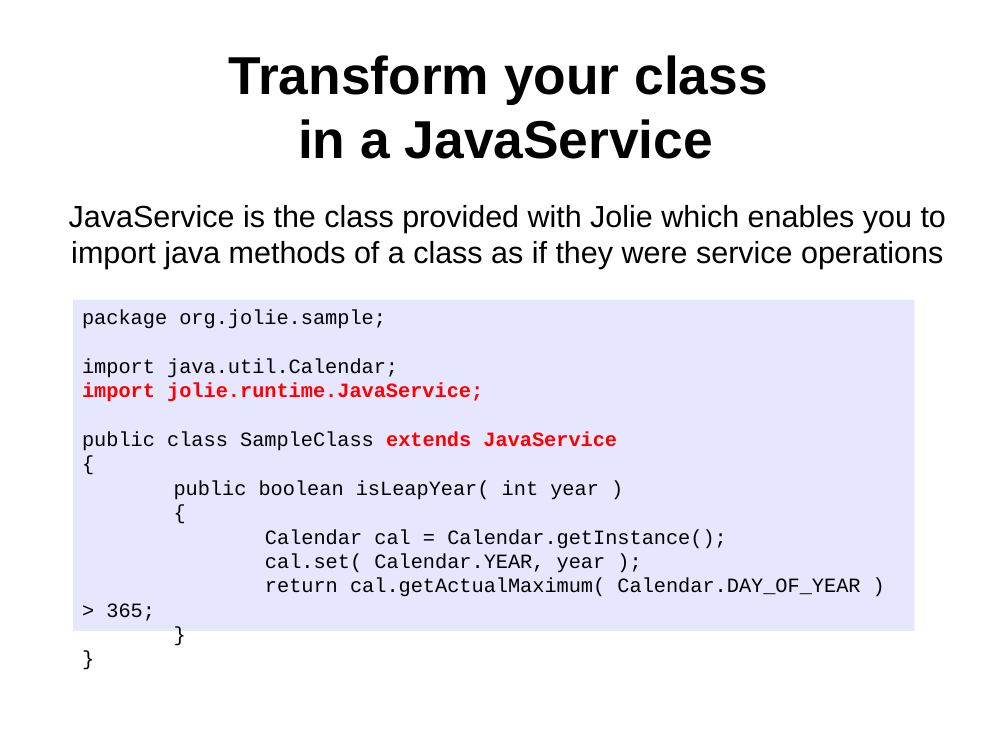
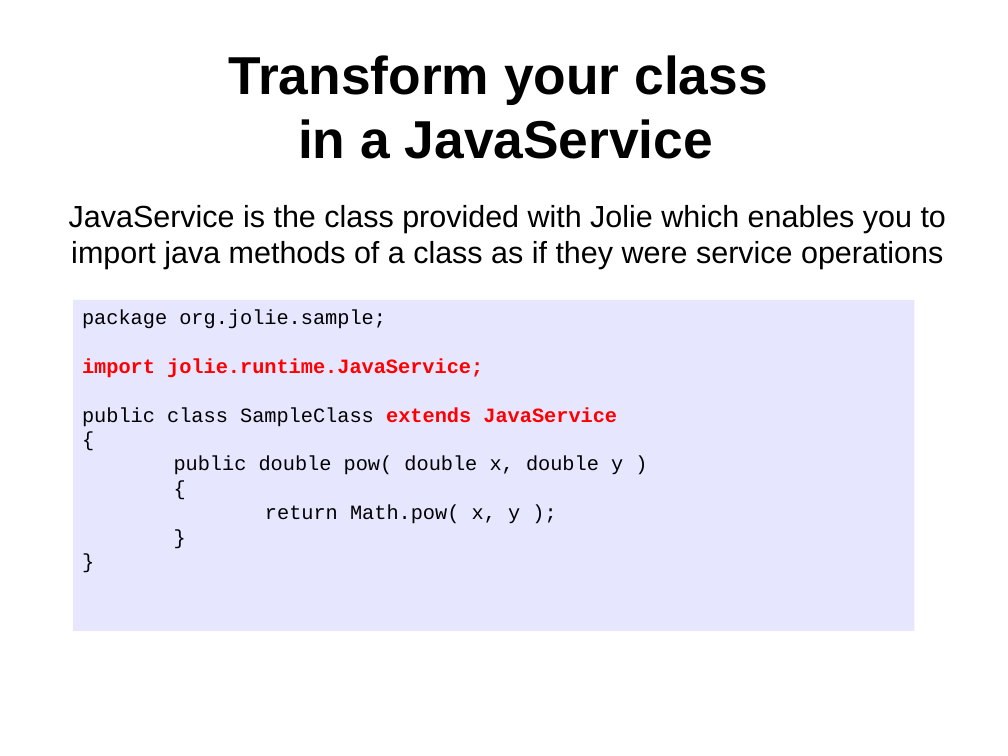
Before and after one commit to jolie/website, a slide deck: slide 4 of www/presentations/java.odp. Drawn at 1008x756 pixels with LibreOffice and Linux fonts; fonts in the diff are those of the drawing. Boxes give left, top, right and bottom in pixels: in the first picture for what was removed or moved away, otherwise in the second. Text is boxed around its words. In the diff, an @@ line names an element or a change of style, - is before the commit and + after.

```diff
--- a/www/presentations/java.odp
+++ b/www/presentations/java.odp
@@ text in rectangle at <box>82,359,398,378</box>: paragraph removed @@
-import java.util.Calendar;
@@ text in rectangle at <box>174,456,623,475</box>: text changed @@
-public boolean isLeapYear( int year )
+public double pow( double x, double y )
@@ text in rectangle at <box>265,505,520,524</box>: text changed @@
-Calendar cal = Calendar.getInstance();
-cal.set( Calendar.YEAR, year );
-return cal.getActualMaximum( Calendar.DAY_OF_YEAR ) > 365;
+return Math.pow( x, y );
```
Also in this commit, not shown: 4 other slides changed.
